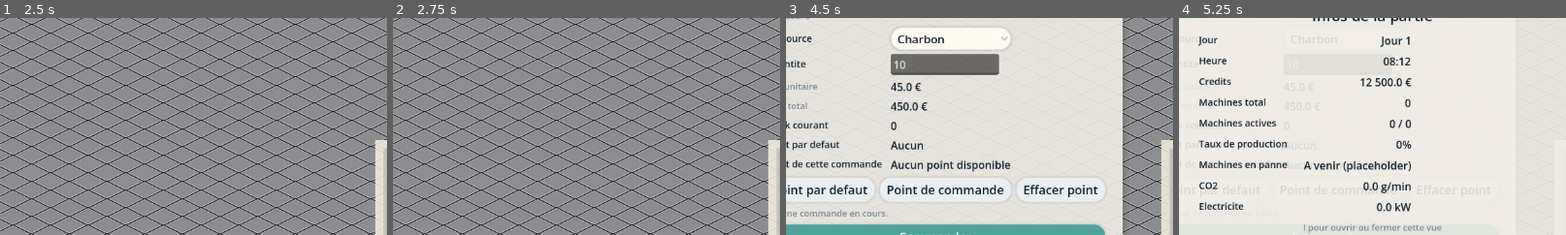
Above: before the commit, frames 1-4 (left to right).
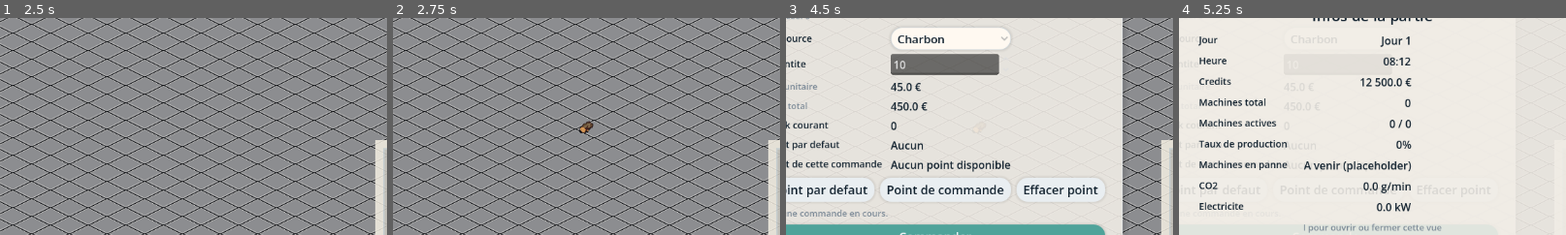
Above: after the commit, the same moments.

Repository: AApoLLoo/Projet
Game: Godot game, scene res://scene/main_menu.tscn
Same seed, same stepped clock (60 frames per second), same inputs: the game is played once before the commit and once after it.
Inputs:
- Up to frame 1 (2.5 s): click "Nouvelle partie" at 0.5 s; click "1x" at 1.25 s; click "2x" at 2 s
- Up to frame 2 (2.75 s): no input
- Up to frame 3 (4.5 s): click "4x" at 2.75 s; click "Construire" at 3.5 s; click "Logistique" at 4.25 s
- Up to frame 4 (5.25 s): click "Vue usine" at 5 s
The pictures show only the part of the screen within x 25-75%, y 25-75%; the shares and areas given below are measured in that part.

Frame 1 is identical in both runs. In frame 2, 0.1% of the frame differs, in the area x 48-52%, y 47-54%; in frame 3, less than 0.1%; in frame 4, less than 0.1%.

Commit message:
Add Materiaux, Spawner, draggable items & assets
Add two texture assets (resources_basic.png, ELR_CardBoardy_Boxes.png) with import settings, plus new Area2D draggable item scripts (colis.gd and materiaux.gd) and their UID files. Introduce Materiaux.tscn (sprite + collision) and a basic Spawner (spawner.gd and embedded GDScript in level.tscn) plus a Spawner node wired to the Materiaux scene. Update level.tscn to reference the new scene and include the spawn loop script. Tweak camera_controller.gd to treat only middle/right mouse buttons as pan buttons and add a 'click' input mapping in project.godot.

Diff:
--- /dev/null
+++ b/colis.gd
@@ -0,0 +1,35 @@
+extends Area2D
+
+var destination = ""
+var temps_attente = 0
+var etat = "en_attente"
+
+var dragging = false
+var offset = Vector2.ZERO
+
+
+func _ready():
+	input_pickable = true
+
+
+func _process(delta):
+	temps_attente += delta
+
+	if dragging:
+		global_position = get_global_mouse_position() + offset
+
+
+func _input_event(viewport, event, shape_idx):
+	if event is InputEventMouseButton:
+		if event.button_index == MOUSE_BUTTON_LEFT and event.pressed:
+			dragging = true
+			offset = global_position - get_global_mouse_position()
+			z_index = 100
+
+
+func _input(event):
+	if dragging:
+		if event is InputEventMouseButton:
+			if event.button_index == MOUSE_BUTTON_LEFT and not event.pressed:
+				dragging = false
+				z_index = 0
--- a/project.godot
+++ b/project.godot
@@ -24,6 +24,14 @@
 RecipeDatabase="*res://script/RecipeDatabase.gd"
 EntityManager="*res://script/EntityManager.gd"
 
+[input]
+
+click={
+"deadzone": 0.2,
+"events": [Object(InputEventMouseButton,"resource_local_to_scene":false,"resource_name":"","device":-1,"window_id":0,"alt_pressed":false,"shift_pressed":false,"ctrl_pressed":false,"meta_pressed":false,"button_mask":1,"position":Vector2(428, 27),"global_position":Vector2(440, 87),"factor":1.0,"button_index":1,"canceled":false,"pressed":true,"double_click":false,"script":null)
+]
+}
+
 [physics]
 
 3d/physics_engine="Jolt Physics"
--- /dev/null
+++ b/scene/Materiaux.tscn
@@ -0,0 +1,17 @@
+[gd_scene format=3 uid="uid://dkcdd7lr0ashv"]
+
+[ext_resource type="Script" uid="uid://luydtrtunans" path="res://scene/materiaux.gd" id="1_3t020"]
+[ext_resource type="Texture2D" uid="uid://87m6wdapl6di" path="res://asset/resources_basic.png" id="2_7bv4r"]
+
+[sub_resource type="RectangleShape2D" id="RectangleShape2D_7bv4r"]
+
+[node name="Materiaux" type="Area2D" unique_id=1648752649]
+script = ExtResource("1_3t020")
+
+[node name="Sprite2D" type="Sprite2D" parent="." unique_id=920633653]
+texture = ExtResource("2_7bv4r")
+hframes = 11
+vframes = 10
+
+[node name="CollisionShape2D" type="CollisionShape2D" parent="." unique_id=757227631]
+shape = SubResource("RectangleShape2D_7bv4r")
--- a/scene/camera_controller.gd
+++ b/scene/camera_controller.gd
@@ -108,7 +108,7 @@
 	return Rect2(visible_position, visible_size)
 
 func _is_pan_button(button_index: MouseButton) -> bool:
-	return button_index == MOUSE_BUTTON_LEFT or button_index == MOUSE_BUTTON_MIDDLE or button_index == MOUSE_BUTTON_RIGHT
+	return button_index == MOUSE_BUTTON_MIDDLE or button_index == MOUSE_BUTTON_RIGHT
 
 func _ensure_input_actions() -> void:
 	_ensure_action_with_keys(ACTION_LEFT, [KEY_LEFT, KEY_A])
--- a/scene/level.tscn
+++ b/scene/level.tscn
@@ -10,6 +10,7 @@
 [ext_resource type="Texture2D" uid="uid://bu3nlmkv3m4nx" path="res://asset/Preview Tile-0001.png" id="9_aw33w"]
 [ext_resource type="Script" uid="uid://cmxii0gy46uyc" path="res://script/Livraison.gd" id="10_oxop7"]
 [ext_resource type="PackedScene" uid="uid://nkh2ijoou82c" path="res://scene/truck_scene.tscn" id="11_gunnj"]
+[ext_resource type="PackedScene" uid="uid://dkcdd7lr0ashv" path="res://scene/Materiaux.tscn" id="12_gunnj"]
 
 [sub_resource type="Gradient" id="Gradient_bddx0"]
 offsets = PackedFloat32Array(0, 0.5106383, 1)
@@ -145,6 +146,29 @@
 tile_size = Vector2i(56, 26)
 sources/0 = SubResource("TileSetAtlasSource_oxop7")
 
+[sub_resource type="GDScript" id="GDScript_ktmlt"]
+script/source = "extends Node2D
+
+@export var colis_scene : PackedScene
+
+var spawn_position = Vector2(0, 0)
+
+func _ready():
+	spawn_position = get_viewport_rect().size / 2
+	spawn_loop()
+
+func spawn_loop():
+	while true:
+		await get_tree().create_timer(2.0).timeout
+		spawn_colis()
+
+func spawn_colis():
+	var colis = colis_scene.instantiate()
+	colis.global_position = spawn_position
+
+	get_parent().add_child(colis)
+"
+
 [node name="Level" type="Node2D" unique_id=1328862578]
 script = ExtResource("4_q3wyj")
 
@@ -179,3 +203,7 @@
 [node name="DeliveryManager" type="Node2D" parent="." unique_id=1757592815]
 script = ExtResource("10_oxop7")
 truck_scene = ExtResource("11_gunnj")
+
+[node name="Spawner" type="Node2D" parent="." unique_id=2070743422]
+script = SubResource("GDScript_ktmlt")
+colis_scene = ExtResource("12_gunnj")
--- /dev/null
+++ b/scene/materiaux.gd
@@ -0,0 +1,35 @@
+extends Area2D
+
+var destination = ""
+var temps_attente = 0
+var etat = "en_attente"
+
+var dragging = false
+var offset = Vector2.ZERO
+
+
+func _ready():
+	input_pickable = true
+
+
+func _process(delta):
+	temps_attente += delta
+
+	if dragging:
+		global_position = get_global_mouse_position() + offset
+
+
+func _input_event(viewport, event, shape_idx):
+	if event is InputEventMouseButton:
+		if event.button_index == MOUSE_BUTTON_LEFT and event.pressed:
+			dragging = true
+			offset = global_position - get_global_mouse_position()
+			z_index = 100
+
+
+func _input(event):
+	if dragging:
+		if event is InputEventMouseButton:
+			if event.button_index == MOUSE_BUTTON_LEFT and not event.pressed:
+				dragging = false
+				z_index = 0
--- /dev/null
+++ b/scene/spawner.gd
@@ -0,0 +1,11 @@
+extends Node2D
+
+
+# Called when the node enters the scene tree for the first time.
+func _ready() -> void:
+	pass # Replace with function body.
+
+
+# Called every frame. 'delta' is the elapsed time since the previous frame.
+func _process(delta: float) -> void:
+	pass
Binary file added: asset/ELR_CardBoardy_Boxes.png
Not shown, added: asset/ELR_CardBoardy_Boxes.png.import
Binary file added: asset/resources_basic.png
Not shown, added: asset/resources_basic.png.import
Not shown, added: colis.gd.uid
Not shown, added: scene/materiaux.gd.uid
Not shown, added: scene/spawner.gd.uid
